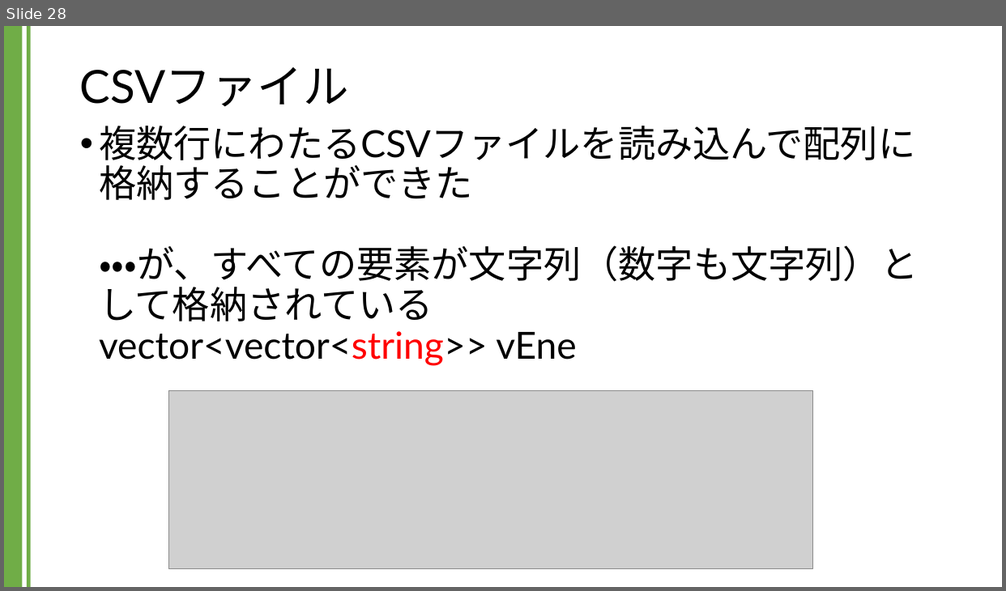
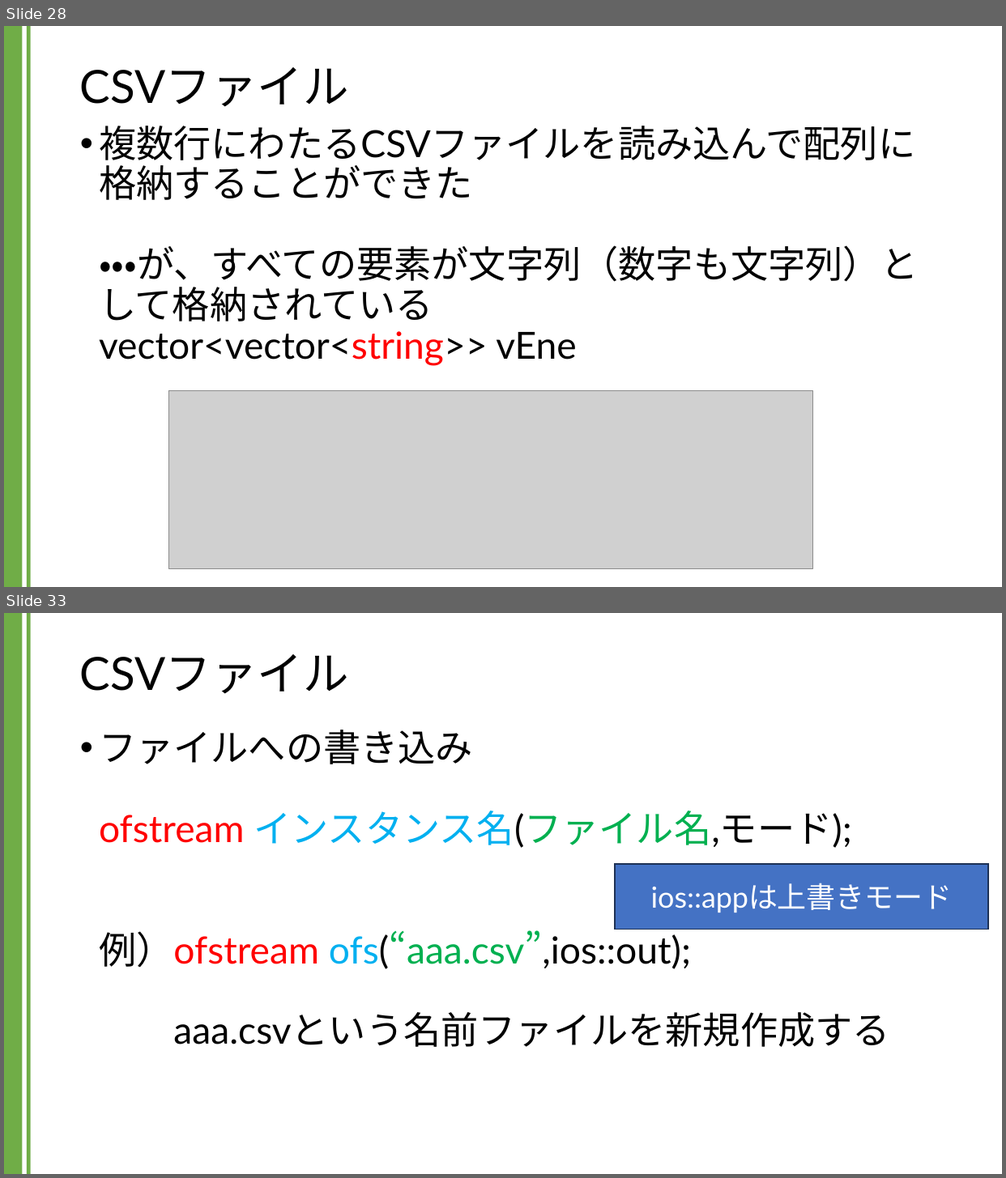
Before and after one commit to kic-murata/cpp2024, a slide deck: 授業資料/講義資料：CSVファイル.pptx. Shown one above the other, each under a label of ours: slide 28 before the commit, slides 28 and 33 after it; the slides between them are not shown. The pictures are 1006x591 and 1006x1178 pixels, drawn with LibreOffice and Linux fonts; fonts in the diff are those of the drawing; grey boxes stand for pictures. Boxes give left, top, right and bottom in pixels: in the first picture for what was removed or moved away, otherwise in the second. Text is boxed around its words. In the diff, an @@ line names an element or a change of style, - is before the commit and + after.

```diff
--- a/授業資料/講義資料：CSVファイル.pptx
+++ b/授業資料/講義資料：CSVファイル.pptx
@@ slide 33 added at (4, 613, 1002, 1174), background #FFFFFF; not listed: 2 template elements that a slide beside it also shows @@
@@ title added at (80, 654, 349, 694), 44 pt, text #000000 @@
+CSVファイル
@@ text added at (99, 730, 890, 1047), 36 pt, text #000000 @@
+• ファイルへの書き込み
+  ofstream インスタンス名(ファイル名,モード);
+  例）ofstream ofs(“aaa.csv”,ios::out);
+  aaa.csvという名前ファイルを新規作成する
@@ rectangle added at (615, 865, 988, 930), fill #4472C4, outline #1E3256 1 pt, 28 pt, text #FFFFFF @@
+ios::appは上書きモード
```
Also in this commit, not shown: 14 slides changed, 5 other slides added, 11 slides removed.
